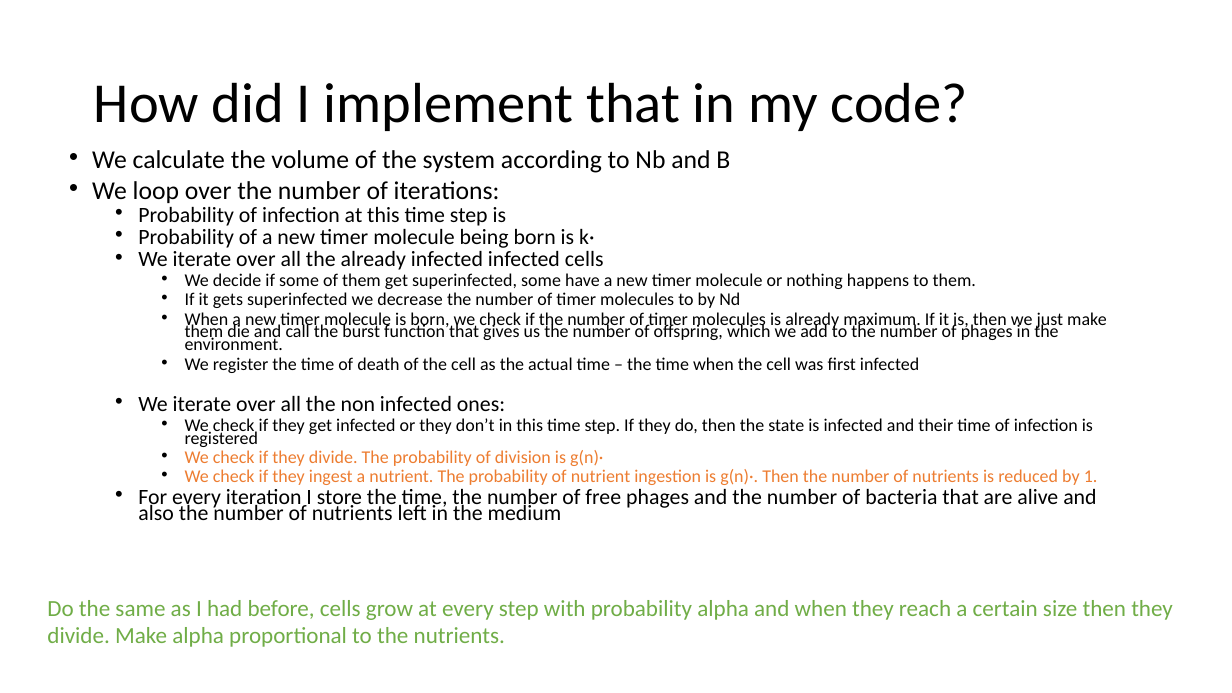
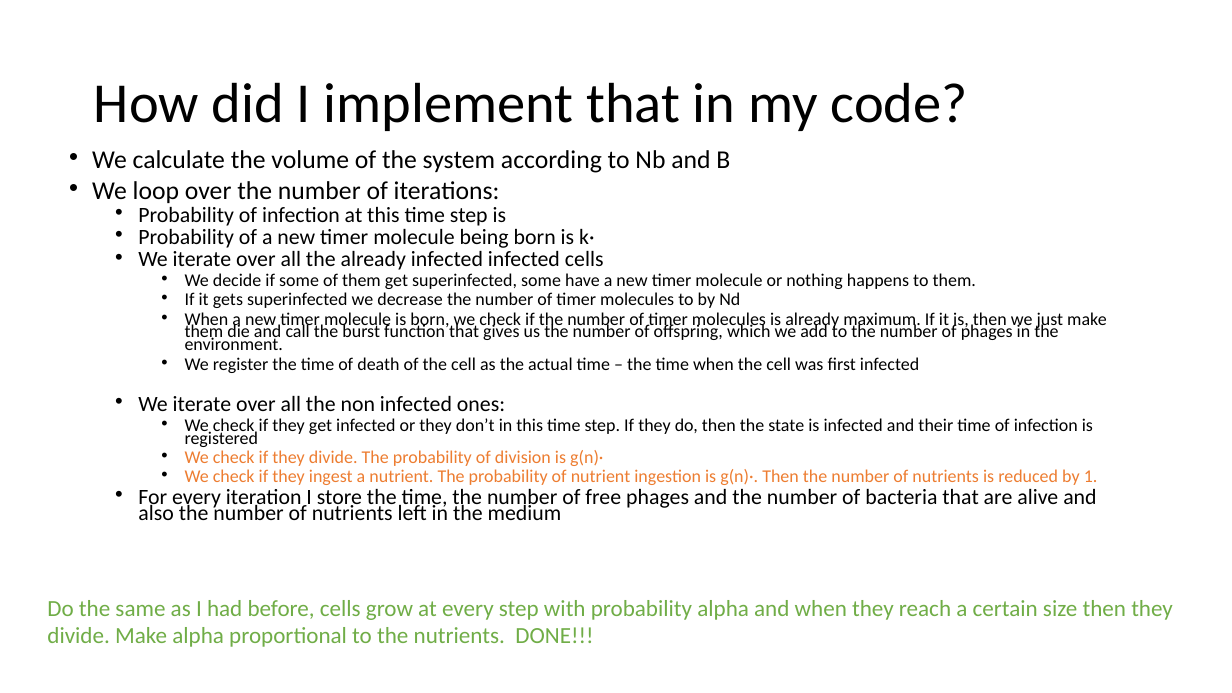
Before and after one commit to Julscabco/MasterThesis, a slide deck: slide 2 of Meetings/6.11.2023/6.11.2023.odp. Drawn at 1232x693 pixels with LibreOffice and Linux fonts; fonts in the diff are those of the drawing. Boxes give left, top, right and bottom in pixels: in the first picture for what was removed or moved away, otherwise in the second. Text is boxed around its words. In the diff, an @@ line names an element or a change of style, - is before the commit and + after.

```diff
--- a/Meetings/6.11.2023/6.11.2023.odp
+++ b/Meetings/6.11.2023/6.11.2023.odp
@@ text at (x1=47, y1=600, x2=1173, y2=647): text changed @@
-Do the same as I had before, cells grow at every step with probability alpha and when they reach a certain size then they divide. Make alpha proportional to the nutrients.
+Do the same as I had before, cells grow at every step with probability alpha and when they reach a certain size then they divide. Make alpha proportional to the nutrients. DONE!!!
```
Also in this commit, not shown: 1 other slide changed, 10 other files.
